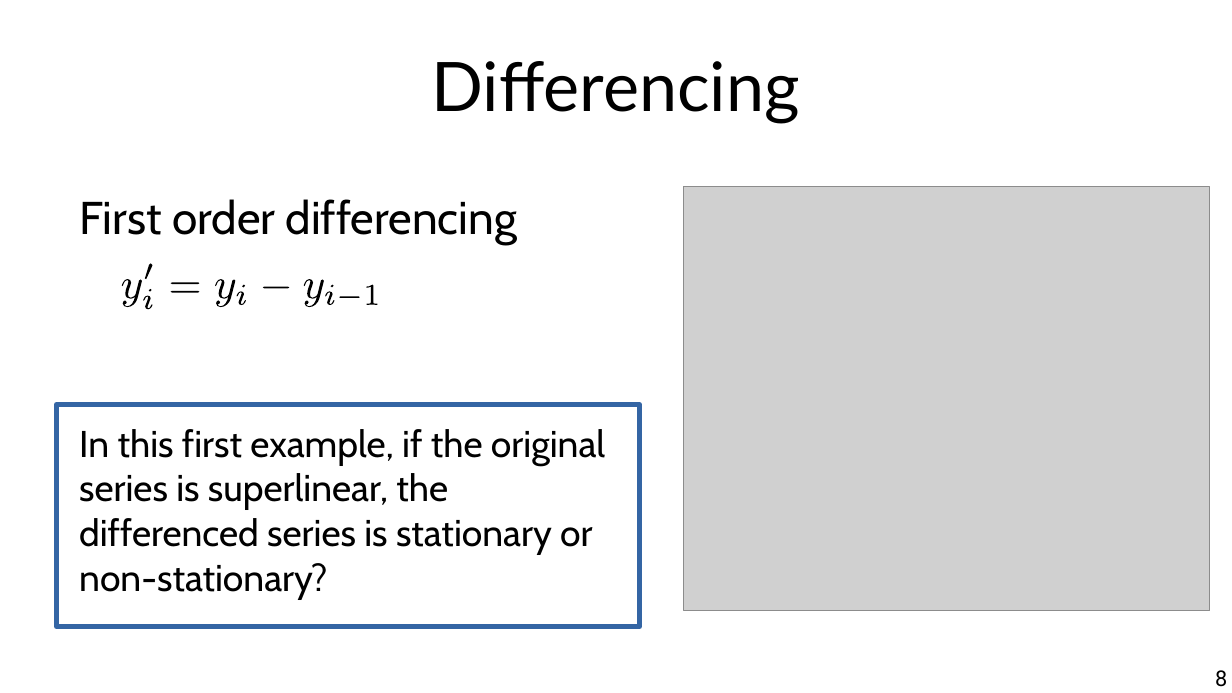
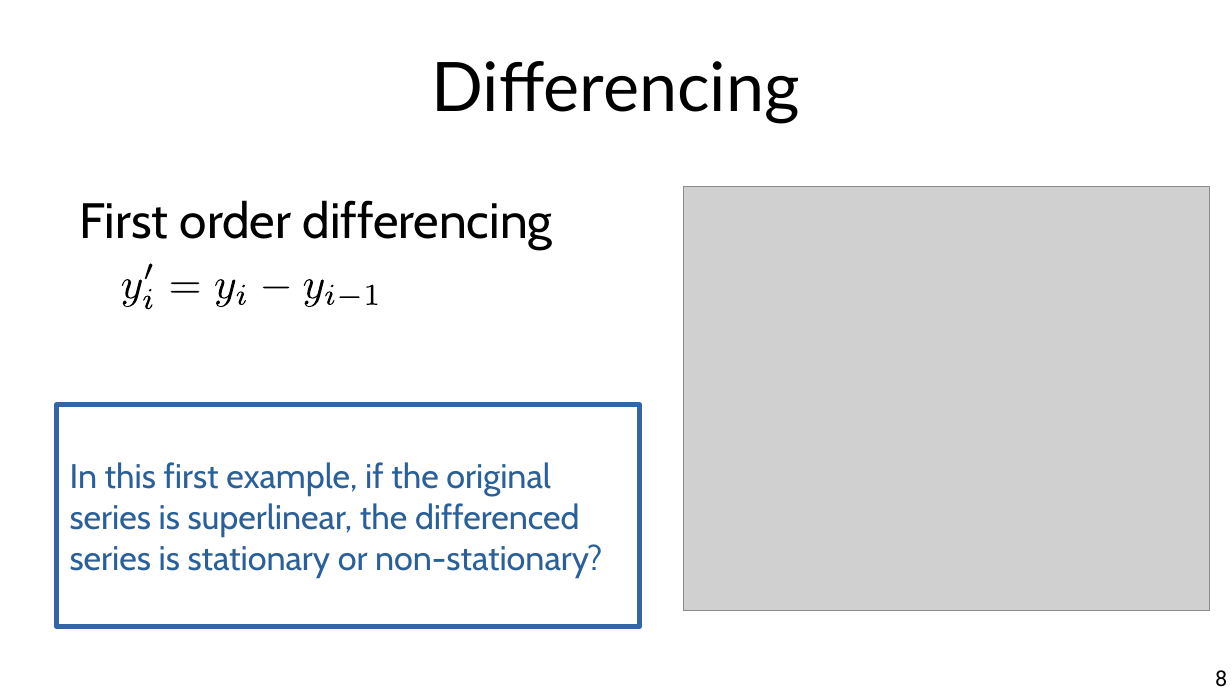
Before and after one commit to marco-calautti/data-mining-course, a slide deck: slide 8 of theory/odp/tt29_forecasting.odp. Drawn at 1232x693 pixels with LibreOffice and Linux fonts; fonts in the diff are those of the drawing; grey boxes stand for pictures. Boxes give left, top, right and bottom in pixels: in the first picture for what was removed or moved away, otherwise in the second. Text is boxed around its words. In the diff, an @@ line names an element or a change of style, - is before the commit and + after.

```diff
--- a/theory/odp/tt29_forecasting.odp
+++ b/theory/odp/tt29_forecasting.odp
@@ text "First order differencing" at (x1=79, y1=200, x2=553, y2=248): size 29.6 to 32 pt @@
@@ text at (x1=79, y1=429, x2=605, y2=600): paragraph removed @@
-In this first example, if the original series is superlinear, the differenced series is stationary or non-stationary?
@@ text in rectangle at (x1=70, y1=462, x2=602, y2=577): text added @@
+In this first example, if the original series is superlinear, the differenced series is stationary or non-stationary?
```
Also in this commit, not shown: 13 other slides changed, 6 other files.
